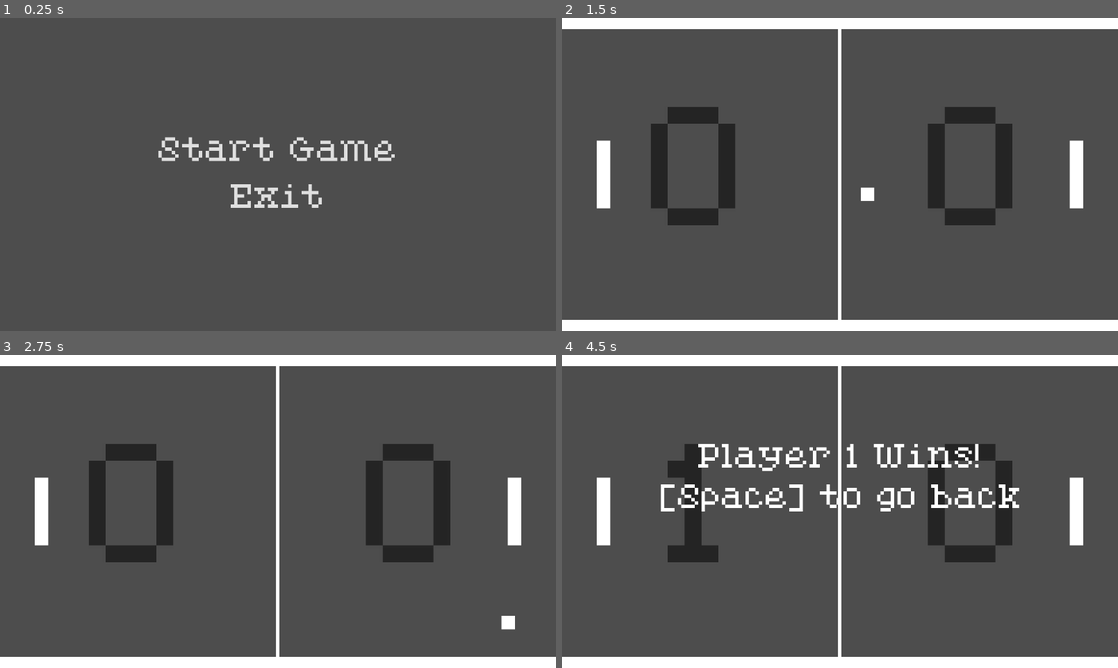
Above: before the commit, frames 1-4 (two rows, left to right).
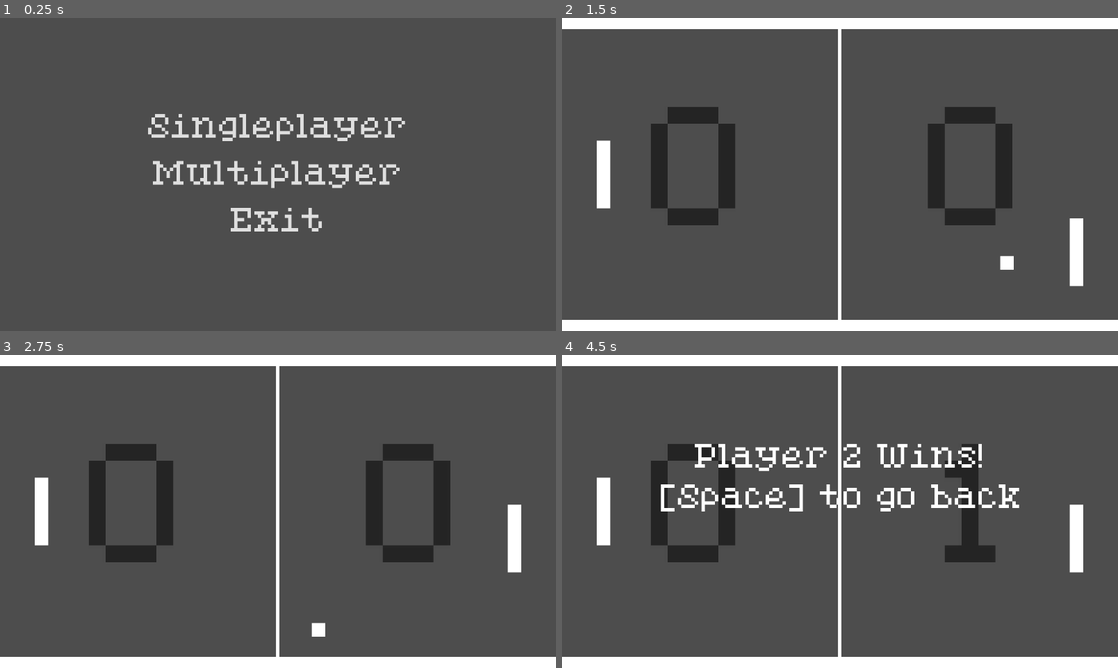
Above: after the commit, the same moments.

Repository: ChrisCee2/20gc1pong
Game: Godot game, scene res://Menus/main_menu.tscn
Same seed, same stepped clock (60 frames per second), same inputs: the game is played once before the commit and once after it. This scene is started directly instead of the project's main scene.
Inputs (mouse positions are in pixels of both pictures, inside the frame that each line leads up to):
- Up to frame 1 (0.25 s): no input
- Up to frame 2 (1.5 s): click (840, 127) at 0.5 s, where only the run after the commit has a clickable "Singleplayer"; click (840, 152) at 1.25 s, where only the run before the commit has a clickable "Start Game"
- Up to frame 3 (2.75 s): no input
- Up to frame 4 (4.5 s): no input

The runs differ from the first frame. In frame 1, 4.6% of the frame differs, in the area x 26-73%, y 30-69%; in frame 2, 1.3%; in frame 3, 0.7%; in frame 4, 7.0%, in the area x 16-94%, y 28-70%.

Commit message:
GC201-14: Add CPU that follows ball and recenters

Diff:
--- a/Controllers/CharacterController.gd
+++ b/Controllers/CharacterController.gd
@@ -1,6 +1,6 @@
 class_name CharacterController extends Node
 
-@export var input: CharacterInput
+@export var input: InputInterface
 @export var object: StaticBody2D
 @export var velocity = 1
 
--- a/Controllers/game.gd
+++ b/Controllers/game.gd
@@ -22,7 +22,7 @@
 var win_text = "%s Wins!"
 var return_to_menu_text = "[%s] to go back"
 
-func _ready() -> void:
+func start() -> void:
 	pause_menu.hide()
 	reset()
 
--- a/GameObjects/ball.gd
+++ b/GameObjects/ball.gd
@@ -29,9 +29,6 @@
 	velocity = start_speed * Vector2(x, y).normalized()
 	start()
 	current_speed = start_speed
-
-func _ready() -> void:
-	restart(randf() < 0.5)
 
 func _physics_process(delta: float) -> void:
 	physics_update(getDistanceFromLowerBound(), getDistanceFromUpperBound())
--- a/GameObjects/paddle.gd
+++ b/GameObjects/paddle.gd
@@ -1,12 +1,15 @@
 class_name Paddle extends StaticBody2D
 
 @export var facing_direction: Vector2 = Vector2(0,0)
-@export var characterInput: CharacterInput
+@export var characterInput: InputInterface
 @export var arena: Arena
 @export_range(1, 89) var maxBounceAngle: float = 60
 @onready var controller = $CharacterController
 
 @onready var sprite = $Sprite2D
+
+func set_input(input_interface: InputInterface) -> void:
+	controller.input = input_interface
 
 func _ready() -> void:
 	if characterInput:
--- a/InputMachines/CharacterInput.gd
+++ b/InputMachines/CharacterInput.gd
@@ -1,19 +1,8 @@
-class_name CharacterInput extends Node
-
-var isPressingUp = false
-var isPressingDown = false
+class_name CharacterInput extends InputInterface
 
 @export var upKey: String
 @export var downKey: String
 
-func update():
+func update() -> void:
 	isPressingUp = Input.is_action_pressed(upKey)
 	isPressingDown = Input.is_action_pressed(downKey)
-
-func getDirection() -> int:
-	var direction: int = 0
-	if isPressingUp:
-		direction -= 1
-	if isPressingDown:
-		direction += 1
-	return direction
--- /dev/null
+++ b/InputMachines/InputInterface.gd
@@ -0,0 +1,15 @@
+class_name InputInterface extends Node
+
+var isPressingUp = false
+var isPressingDown = false
+
+func update() -> void:
+	return
+
+func getDirection() -> int:
+	var direction: int = 0
+	if isPressingUp:
+		direction -= 1
+	if isPressingDown:
+		direction += 1
+	return direction
--- /dev/null
+++ b/InputMachines/computer_input.gd
@@ -0,0 +1,58 @@
+class_name ComputerInput extends InputInterface
+
+@export var game: Game
+@export var arena: Arena
+@export var ball: Ball
+@export var paddle: Paddle
+
+var rtc_range: Array = [2, 10]
+var should_set_hit_position: bool = false
+var desired_hit_position: float = 0 # Where on paddle to hit the ball
+var should_set_rtc_error: bool = false
+var return_to_center_error: float = 0
+var ball_error: float = 2 # How many pixels it is ok for the paddle to be from the ball
+
+func update() -> void:
+	if is_ball_coming() and should_set_hit_position:
+		var hit_range: Array = get_hit_range()
+		desired_hit_position = randf_range(hit_range[0], hit_range[1])
+		should_set_hit_position = false
+		print(desired_hit_position)
+
+	if not is_ball_coming() and should_set_rtc_error:
+		return_to_center_error = randf_range(rtc_range[0], rtc_range[1])
+		should_set_rtc_error = false
+
+	var target = ball.global_position.y + desired_hit_position
+	var distance_from_target: float = paddle.global_position.y - target
+
+	# If ball is not coming, return to center
+	if not is_ball_coming():
+		should_set_hit_position = true
+		distance_from_target = paddle.global_position.y - arena.global_position.y
+
+	if is_ball_coming():
+		should_set_rtc_error = true
+
+	set_direction_to_target(distance_from_target)
+
+func set_direction_to_target(distance_from_target: int) -> void:
+	var error = ball_error if is_ball_coming() else return_to_center_error
+	if abs(distance_from_target) <= error:
+		isPressingUp = false
+		isPressingDown = false
+	elif distance_from_target < 0 :
+		isPressingUp = false
+		isPressingDown = true
+	else:
+		isPressingUp = true
+		isPressingDown = false
+
+func get_hit_range() -> Array[float]:
+	var paddle_height = paddle.getSize().y
+	return [paddle_height/2, -paddle_height/2]
+
+func is_ball_coming() -> bool:
+	# Find side of paddle
+	var is_left = true if arena.global_position.x - paddle.global_position.x >= 0 else false
+	return (is_left and ball.velocity.x <= 0) or (not is_left and ball.velocity.x > 0)
--- /dev/null
+++ b/InputMachines/computer_input.tscn
@@ -0,0 +1,6 @@
+[gd_scene load_steps=2 format=3 uid="uid://bal8erhwgntb8"]
+
+[ext_resource type="Script" uid="uid://shflsw5r0jbj" path="res://InputMachines/computer_input.gd" id="1_a4hav"]
+
+[node name="ComputerInput" type="Node"]
+script = ExtResource("1_a4hav")
--- a/Levels/pong.gd
+++ b/Levels/pong.gd
@@ -1,7 +1,14 @@
 class_name Pong extends Node2D
 
 @onready var game: Game = $Game
+@onready var second_paddle: Paddle = $Paddles/Paddle1
+@onready var computer_input: ComputerInput = $Paddles/Paddle1/ComputerInput
+@export var is_single_player: bool = false
 
+func _ready() -> void:
+	if is_single_player:
+		second_paddle.set_input(computer_input)
+	game.start()
 
 func _process(delta: float) -> void:
 	game.update()
--- a/Levels/pong.tscn
+++ b/Levels/pong.tscn
@@ -1,10 +1,11 @@
-[gd_scene load_steps=9 format=3 uid="uid://bopsmkb6xxr4w"]
+[gd_scene load_steps=10 format=3 uid="uid://bopsmkb6xxr4w"]
 
 [ext_resource type="Script" uid="uid://drbaq2tlqbfdp" path="res://Levels/pong.gd" id="1_gkwe1"]
 [ext_resource type="PackedScene" uid="uid://cmj72wcqr5vpe" path="res://GameObjects/arena.tscn" id="2_axg6w"]
 [ext_resource type="PackedScene" uid="uid://ceeheijlf7jxm" path="res://GameObjects/ball.tscn" id="3_7rnn0"]
 [ext_resource type="PackedScene" uid="uid://b53hcff8gnb10" path="res://GameObjects/paddle.tscn" id="4_5qs3y"]
 [ext_resource type="PackedScene" uid="uid://dit4mko8nly5r" path="res://InputMachines/CharacterInput.tscn" id="5_4clcx"]
+[ext_resource type="PackedScene" uid="uid://bal8erhwgntb8" path="res://InputMachines/computer_input.tscn" id="6_7rnn0"]
 [ext_resource type="PackedScene" uid="uid://dg7akaw07a4yc" path="res://Controllers/game.tscn" id="6_rnhn5"]
 [ext_resource type="FontFile" uid="uid://dr3br7v5uupkw" path="res://Assets/Fonts/PixelatedEleganceRegular-ovyAA.ttf" id="7_a70rt"]
 [ext_resource type="PackedScene" uid="uid://clqb3oci8tpyh" path="res://Menus/pause_menu.tscn" id="8_axg6w"]
@@ -43,6 +44,12 @@
 upKey = "paddle_up_2"
 downKey = "paddle_down_2"
 
+[node name="ComputerInput" parent="Paddles/Paddle1" node_paths=PackedStringArray("game", "arena", "ball", "paddle") instance=ExtResource("6_7rnn0")]
+game = NodePath("../../../Game")
+arena = NodePath("../../../Arena")
+ball = NodePath("../../../Ball")
+paddle = NodePath("..")
+
 [node name="Game" parent="." node_paths=PackedStringArray("ball", "arena", "paddles", "scores", "ui_control", "win_label", "return_to_menu_label", "pause_menu") instance=ExtResource("6_rnhn5")]
 ball = NodePath("../Ball")
 arena = NodePath("../Arena")
@@ -80,7 +87,7 @@
 theme_override_colors/font_color = Color(0.140447, 0.140447, 0.140447, 1)
 theme_override_fonts/font = ExtResource("7_a70rt")
 theme_override_font_sizes/font_size = 45
-text = "10"
+text = "0"
 horizontal_alignment = 1
 vertical_alignment = 1
 
@@ -109,7 +116,7 @@
 theme_override_colors/font_color = Color(0.141176, 0.141176, 0.141176, 1)
 theme_override_fonts/font = ExtResource("7_a70rt")
 theme_override_font_sizes/font_size = 45
-text = "10"
+text = "0"
 horizontal_alignment = 1
 vertical_alignment = 1
 
--- a/Menus/main_menu.gd
+++ b/Menus/main_menu.gd
@@ -1,13 +1,20 @@
 class_name MainMenu extends Control
 
-@onready var start_button: Button = $GridContainer/StartButton
+@onready var singleplayer_button: Button = $GridContainer/SingleplayerButton
+@onready var multiplayer_button: Button = $GridContainer/MultiplayerButton
 @onready var exit_button: Button = $GridContainer/ExitButton
 
 func _ready() -> void:
-	start_button.pressed.connect(start_game)
+	singleplayer_button.pressed.connect(start_singleplayer)
+	multiplayer_button.pressed.connect(start_multiplayer)
 	exit_button.pressed.connect(exit_game)
 
-func start_game() -> void:
+func start_singleplayer() -> void:
+	var pong_scene = preload("res://Levels/pong.tscn").instantiate()
+	pong_scene.is_single_player = true
+	get_tree().root.add_child(pong_scene)
+
+func start_multiplayer() -> void:
 	get_tree().change_scene_to_file("res://Levels/pong.tscn")
 
 func exit_game() -> void:
--- a/Menus/main_menu.tscn
+++ b/Menus/main_menu.tscn
@@ -31,7 +31,7 @@
 grow_vertical = 2
 theme_override_constants/v_separation = 40
 
-[node name="StartButton" type="Button" parent="GridContainer"]
+[node name="SingleplayerButton" type="Button" parent="GridContainer"]
 texture_filter = 5
 layout_mode = 2
 theme_override_fonts/font = ExtResource("2_fu7sn")
@@ -47,7 +47,25 @@
 theme_override_styles/pressed = SubResource("StyleBoxEmpty_p3jrs")
 theme_override_styles/normal_mirrored = SubResource("StyleBoxEmpty_p3jrs")
 theme_override_styles/normal = SubResource("StyleBoxEmpty_p3jrs")
-text = "Start Game"
+text = "Singleplayer"
+
+[node name="MultiplayerButton" type="Button" parent="GridContainer"]
+texture_filter = 5
+layout_mode = 2
+theme_override_fonts/font = ExtResource("2_fu7sn")
+theme_override_font_sizes/font_size = 63
+theme_override_styles/focus = SubResource("StyleBoxEmpty_p3jrs")
+theme_override_styles/disabled_mirrored = SubResource("StyleBoxEmpty_p3jrs")
+theme_override_styles/disabled = SubResource("StyleBoxEmpty_p3jrs")
+theme_override_styles/hover_pressed_mirrored = SubResource("StyleBoxEmpty_p3jrs")
+theme_override_styles/hover_pressed = SubResource("StyleBoxEmpty_p3jrs")
+theme_override_styles/hover_mirrored = SubResource("StyleBoxEmpty_at0u2")
+theme_override_styles/hover = SubResource("StyleBoxEmpty_p3jrs")
+theme_override_styles/pressed_mirrored = SubResource("StyleBoxEmpty_p3jrs")
+theme_override_styles/pressed = SubResource("StyleBoxEmpty_p3jrs")
+theme_override_styles/normal_mirrored = SubResource("StyleBoxEmpty_p3jrs")
+theme_override_styles/normal = SubResource("StyleBoxEmpty_p3jrs")
+text = "Multiplayer"
 
 [node name="ExitButton" type="Button" parent="GridContainer"]
 texture_filter = 5
--- a/Menus/pause_menu.gd
+++ b/Menus/pause_menu.gd
@@ -6,11 +6,12 @@
 @onready var back_button: Button = $GridContainer/BackButton
 
 func _ready() -> void:
+	hide()
 	resume_button.pressed.connect(resume_game)
 	back_button.pressed.connect(return_to_main_menu)
 
 func return_to_main_menu() -> void:
-	get_tree().change_scene_to_file("res://Menus/main_menu.tscn")
+	print(get_tree().change_scene_to_file("res://Menus/main_menu.tscn"))
 
 func resume_game() -> void:
 	game.resume()
--- a/project.godot
+++ b/project.godot
@@ -14,6 +14,10 @@
 run/main_scene="uid://cllxsa6m2y0ri"
 config/features=PackedStringArray("4.4", "Forward Plus")
 config/icon="res://icon.svg"
+
+[autoload]
+
+AudioManager="*res://Managers/audio_manager.tscn"
 
 [display]
 
Not shown, added: InputMachines/InputInterface.gd.uid
Not shown, added: InputMachines/computer_input.gd.uid
